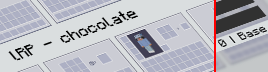
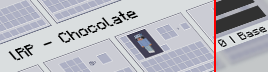
Comparing the layer stacks of the two 268 × 72 images. Changes:
painted on "矩形 17" over box(216, 1, 268, 72)
painted on "矩形 14 拷贝" over box(57, 1, 268, 72)
painted on "矩形 16" over box(216, 1, 268, 72)
painted on "矩形 14" over box(57, 32, 69, 39)